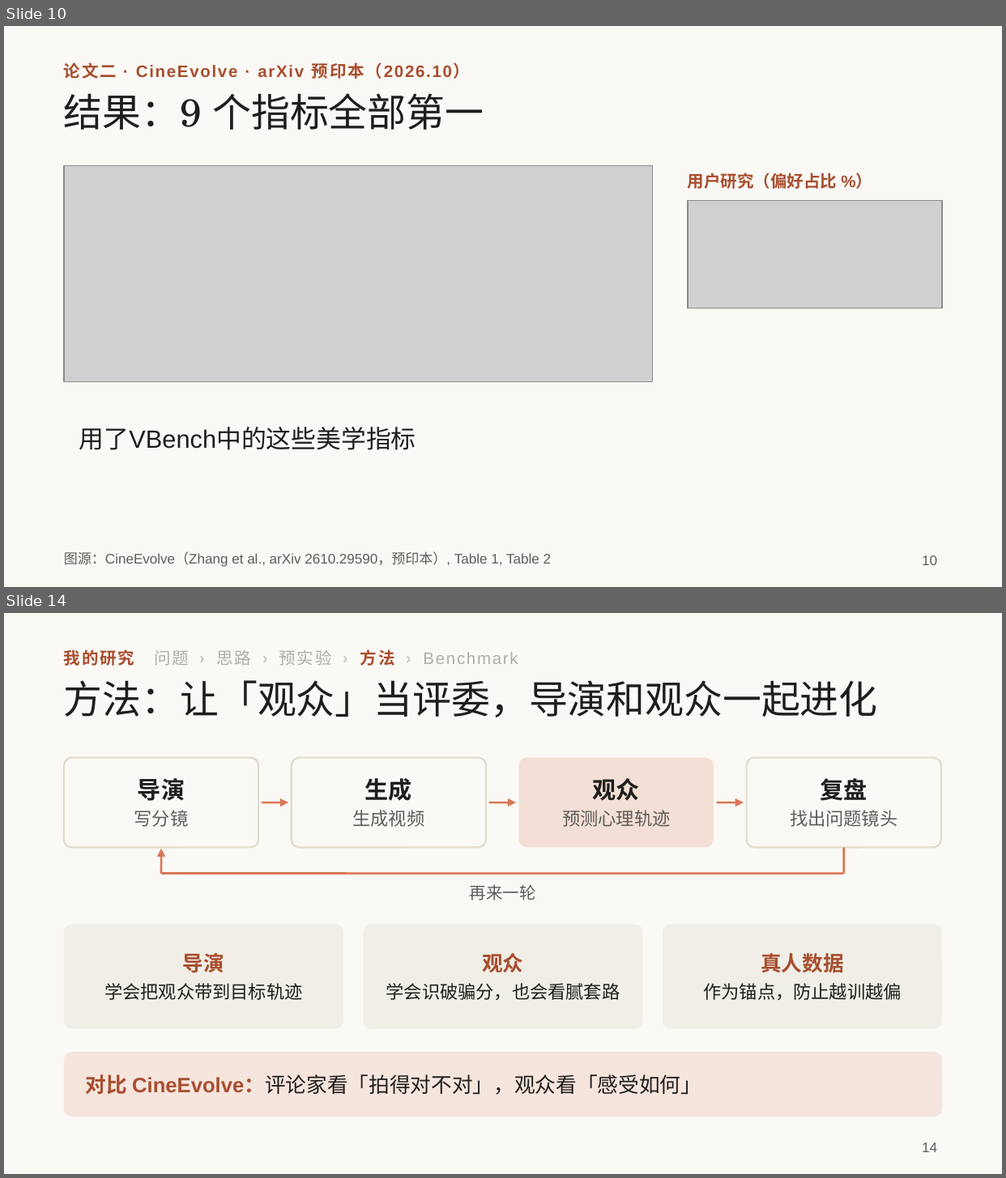
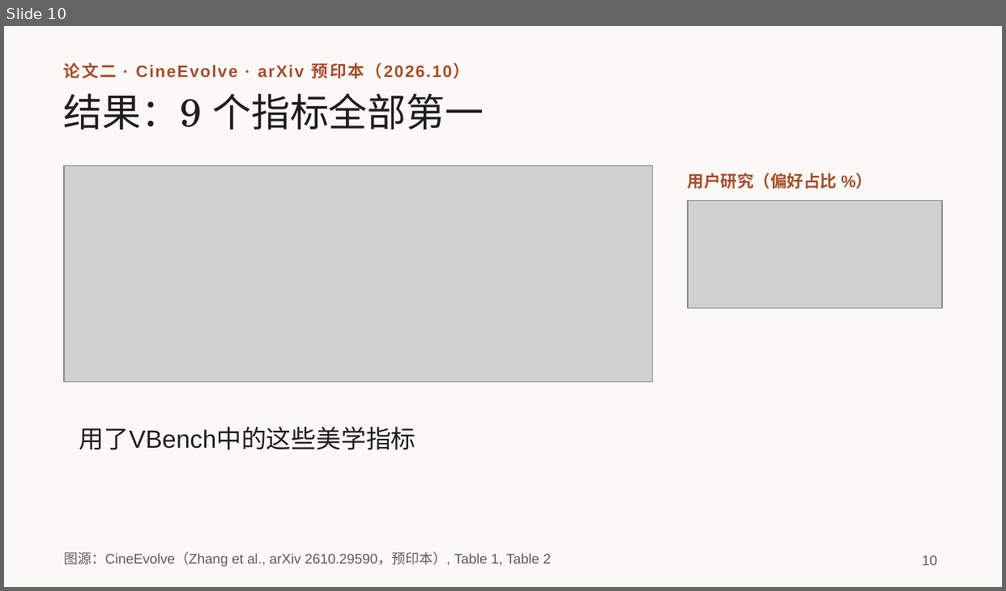
Before and after one commit to irving-2222/ICML, a slide deck: talk/研究分享_从多智能体协作到自进化.pptx. Shown one above the other, each under a label of ours: slides 10 and 14 before the commit, slide 10 after it; the slides between them are not shown. The pictures are 1006x1178 and 1006x591 pixels, drawn with LibreOffice and Linux fonts; fonts in the diff are those of the drawing; grey boxes stand for pictures. Boxes give left, top, right and bottom in pixels: in the first picture for what was removed or moved away, otherwise in the second. Text is boxed around its words. In the diff, an @@ line names an element or a change of style, - is before the commit and + after.

```diff
--- a/talk/研究分享_从多智能体协作到自进化.pptx
+++ b/talk/研究分享_从多智能体协作到自进化.pptx
@@ slide 14 removed at <box>4,613,1002,1174</box>, background #FAF9F5 @@
@@ text removed at <box>64,649,518,666</box> @@
-我的研究 问题 › 思路 › 预实验 › 方法 › Benchmark
@@ title removed at <box>64,680,878,717</box> @@
-方法：让「观众」当评委，导演和观众一起进化
@@ rounded rectangle removed at <box>64,758,258,848</box> @@
@@ rounded rectangle removed at <box>292,758,486,848</box> @@
@@ rounded rectangle removed at <box>519,758,714,848</box> @@
@@ rounded rectangle removed at <box>747,758,941,848</box> @@
@@ text removed at <box>134,778,189,827</box> @@
-导演
-写分镜
@@ text removed at <box>353,778,425,827</box> @@
-生成
-生成视频
@@ text removed at <box>562,778,670,827</box> @@
-观众
-预测心理轨迹
@@ text removed at <box>790,778,897,827</box> @@
-复盘
-找出问题镜头
@@ arrow removed from (262, 803) to (288, 803) @@
@@ arrow removed from (489, 803) to (516, 803) @@
@@ arrow removed from (717, 803) to (744, 803) @@
@@ arrow removed from (160, 874) to (160, 849) @@
@@ line removed from (843, 848) to (843, 874) @@
@@ line removed from (160, 874) to (843, 874) @@
@@ text removed at <box>470,885,536,901</box> @@
-再来一轮
@@ rounded rectangle removed at <box>64,924,343,1029</box> @@
@@ rounded rectangle removed at <box>364,924,642,1029</box> @@
@@ rounded rectangle removed at <box>663,924,942,1029</box> @@
@@ text removed at <box>104,953,302,1000</box> @@
-导演
-学会把观众带到目标轨迹
@@ text removed at <box>386,953,620,1000</box> @@
-观众
-学会识破骗分，也会看腻套路
@@ text removed at <box>704,953,901,1000</box> @@
-真人数据
-作为锚点，防止越训越偏
@@ rounded rectangle removed at <box>64,1052,942,1117</box> @@
@@ text removed at <box>86,1075,701,1095</box> @@
-对比 CineEvolve：评论家看「拍得对不对」，观众看「感受如何」
@@ page number removed at <box>922,1143,937,1152</box> @@
-14
```
Also in this commit, not shown: 2 slides changed, 3 slides added, 2 other slides removed, 1 other file.
